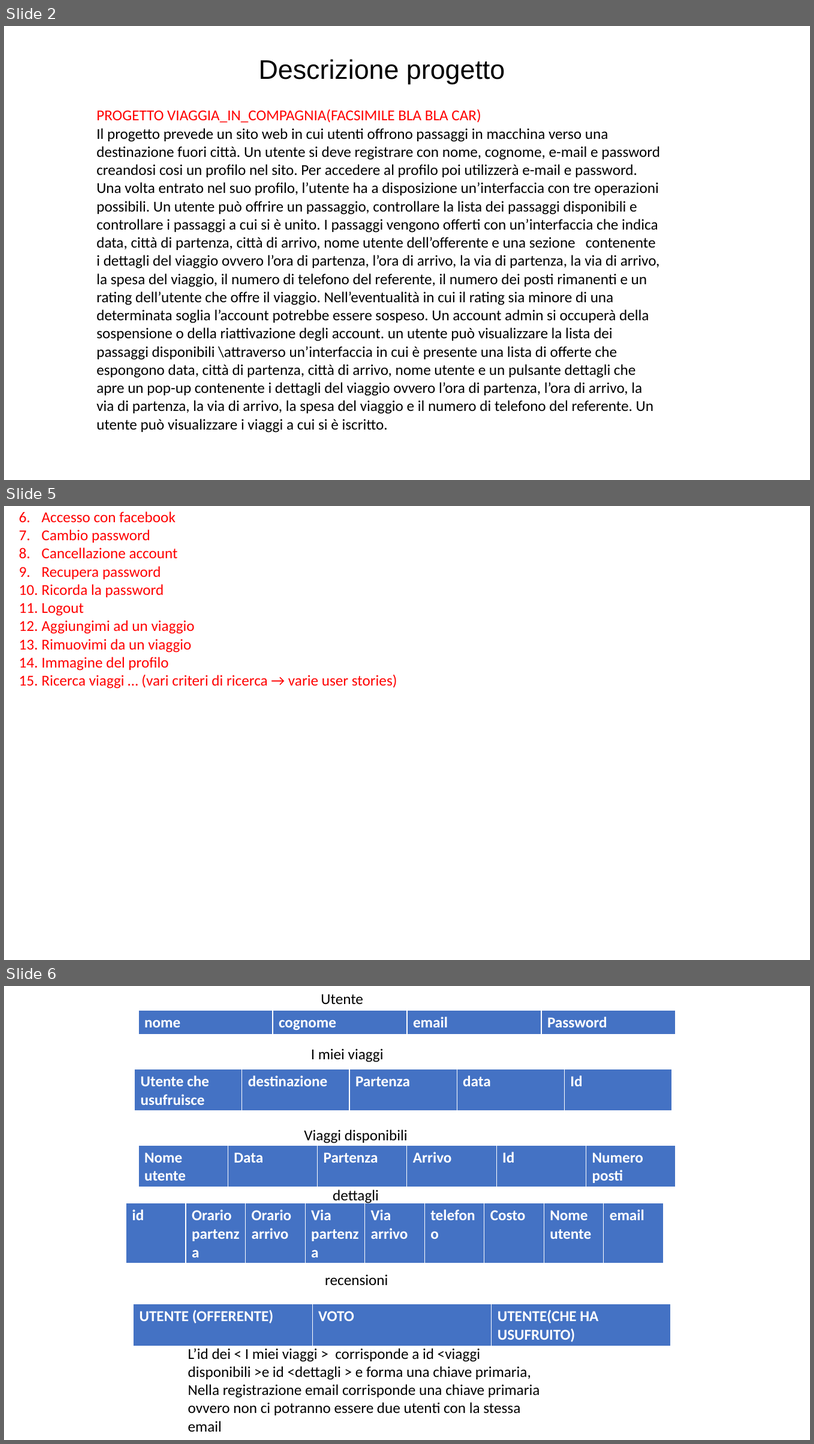
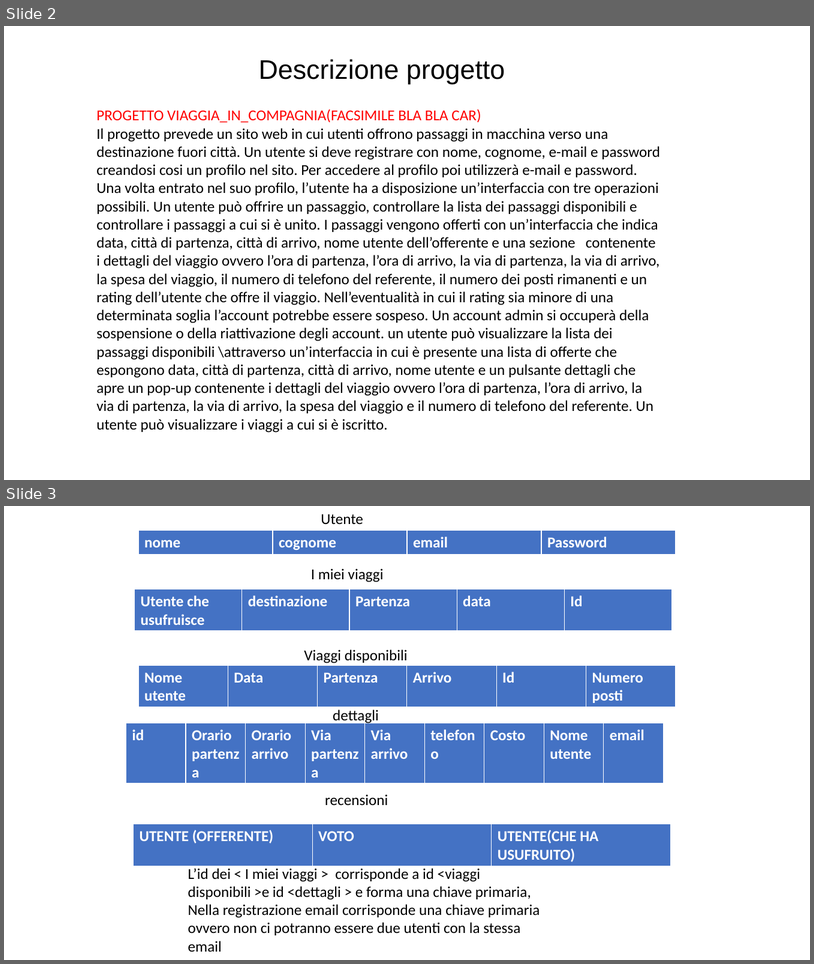
Before and after one commit to Sindriffo/LabSicurezza, a slide deck: progetto.pptx. Shown one above the other, each under a label of ours: slides 2, 5 and 6 before the commit, slides 2 and 3 after it; the slides between them are not shown. The pictures are 814x1444 and 814x964 pixels, drawn with LibreOffice and Linux fonts; fonts in the diff are those of the drawing. Boxes give left, top, right and bottom in pixels: in the first picture for what was removed or moved away, otherwise in the second. Text is boxed around its words. In the diff, an @@ line names an element or a change of style, - is before the commit and + after.

```diff
--- a/progetto.pptx
+++ b/progetto.pptx
@@ slide 5 removed at box(4, 506, 810, 960), background #FFFFFF @@
@@ text removed at box(42, 511, 398, 688) @@
-6. Accesso con facebook
-7. Cambio password
-8. Cancellazione account
-9. Recupera password
-10. Ricorda la password
-11. Logout
-12. Aggiungimi ad un viaggio
-13. Rimuovimi da un viaggio
-14. Immagine del profilo
-15. Ricerca viaggi … (vari criteri di ricerca → varie user stories)
@@ what was slide 6 is now slide 3 @@
```
Also in this commit, not shown: 2 other slides removed.
